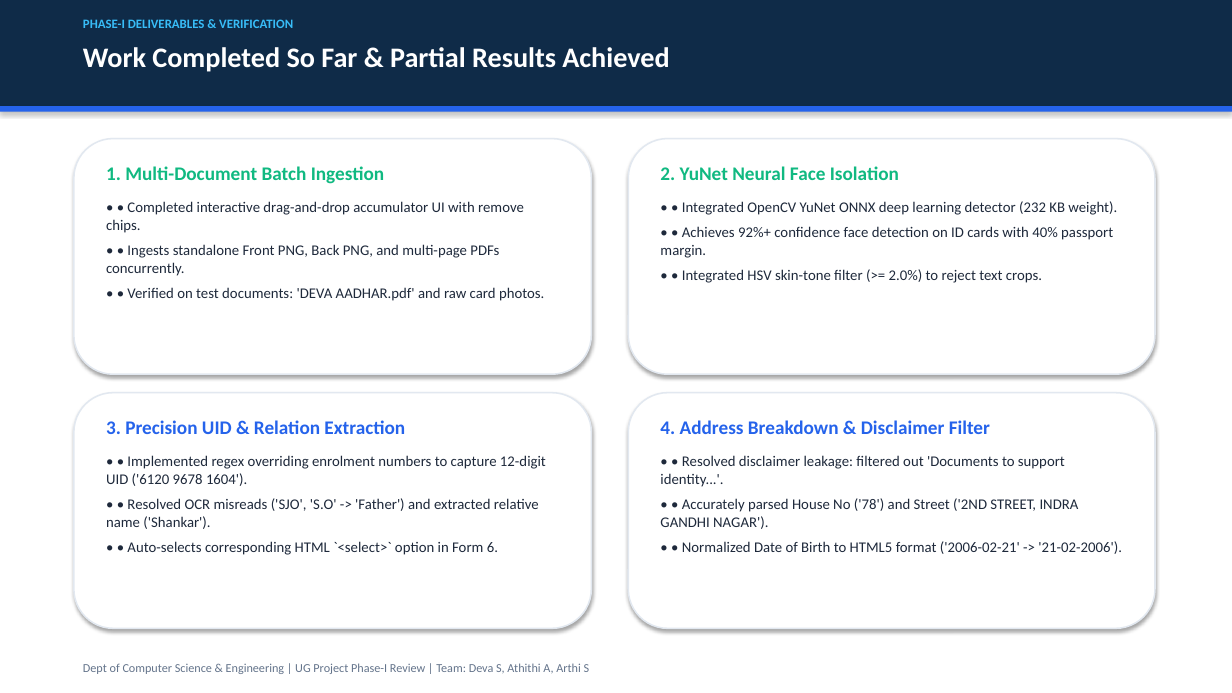
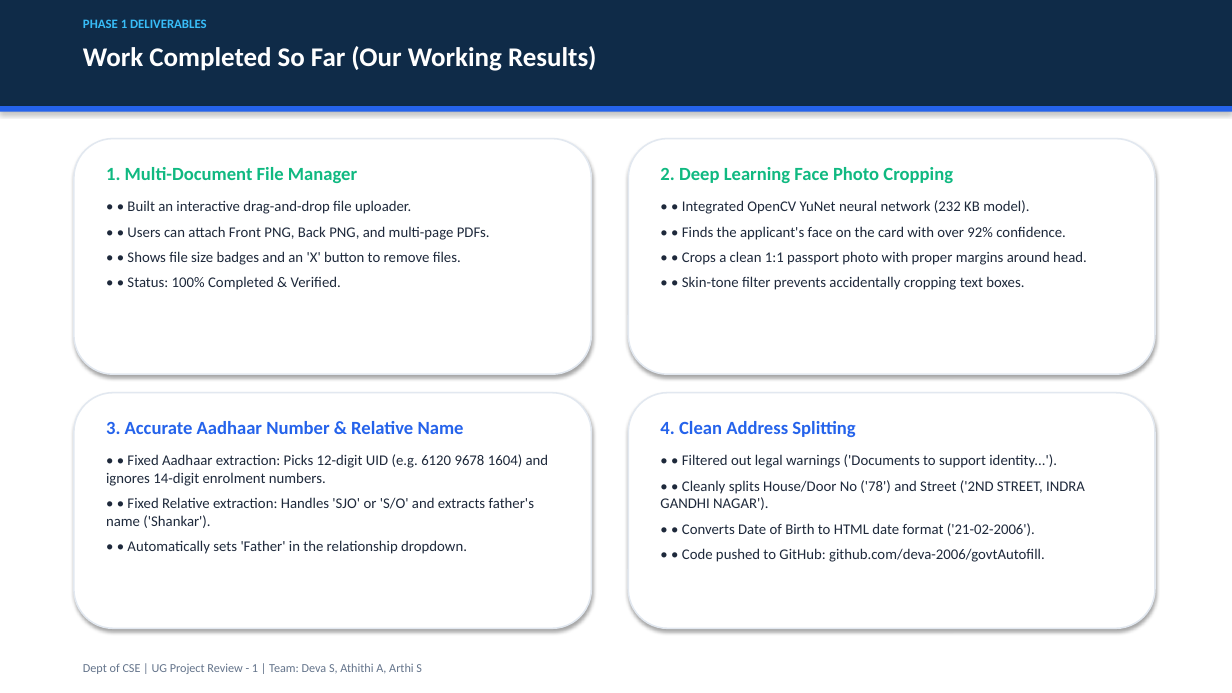
Before and after one commit to deva-2006/govtAutofill, a slide deck: slide 13 of First_Review_UG_Project_Presentation.pptx. Drawn at 1232x693 pixels with LibreOffice and Linux fonts; fonts in the diff are those of the drawing. Boxes give left, top, right and bottom in pixels: in the first picture for what was removed or moved away, otherwise in the second. Text is boxed around its words. In the diff, an @@ line names an element or a change of style, - is before the commit and + after.

```diff
--- a/First_Review_UG_Project_Presentation.pptx
+++ b/First_Review_UG_Project_Presentation.pptx
@@ text at (83, 19, 207, 28): text changed @@
-PHASE-I DELIVERABLES & VERIFICATION
+PHASE 1 DELIVERABLES
@@ text at (83, 46, 597, 71): text changed; size 22 to 21 pt @@
-Work Completed So Far & Partial Results Achieved
+Work Completed So Far (Our Working Results)
@@ text at (106, 167, 490, 290): text changed @@
-1. Multi-Document Batch Ingestion
-• • Completed interactive drag-and-drop accumulator UI with remove chips.
-• • Ingests standalone Front PNG, Back PNG, and multi-page PDFs concurrently.
-• • Verified on test documents: 'DEVA AADHAR.pdf' and raw card photos.
+1. Multi-Document File Manager
+• • Built an interactive drag-and-drop file uploader.
+• • Users can attach Front PNG, Back PNG, and multi-page PDFs.
+• • Shows file size badges and an 'X' button to remove files.
+• • Status: 100% Completed & Verified.
@@ text at (660, 167, 1087, 290): text changed @@
-2. YuNet Neural Face Isolation
-• • Integrated OpenCV YuNet ONNX deep learning detector (232 KB weight).
-• • Achieves 92%+ confidence face detection on ID cards with 40% passport margin.
-• • Integrated HSV skin-tone filter (>= 2.0%) to reject text crops.
+2. Deep Learning Face Photo Cropping
+• • Integrated OpenCV YuNet neural network (232 KB model).
+• • Finds the applicant's face on the card with over 92% confidence.
+• • Crops a clean 1:1 passport photo with proper margins around head.
+• • Skin-tone filter prevents accidentally cropping text boxes.
@@ text at (106, 421, 549, 554): text changed @@
-3. Precision UID & Relation Extraction
-• • Implemented regex overriding enrolment numbers to capture 12-digit UID ('6120 9678 1604').
-• • Resolved OCR misreads ('SJO', 'S.O' -> 'Father') and extracted relative name ('Shankar').
-• • Auto-selects corresponding HTML `<select>` option in Form 6.
+3. Accurate Aadhaar Number & Relative Name
+• • Fixed Aadhaar extraction: Picks 12-digit UID (e.g. 6120 9678 1604) and ignores 14-digit enrolment numbers.
+• • Fixed Relative extraction: Handles 'SJO' or 'S/O' and extracts father's name ('Shankar').
+• • Automatically sets 'Father' in the relationship dropdown.
@@ text at (660, 421, 1085, 562): text changed @@
-4. Address Breakdown & Disclaimer Filter
-• • Resolved disclaimer leakage: filtered out 'Documents to support identity...'.
-• • Accurately parsed House No ('78') and Street ('2ND STREET, INDRA GANDHI NAGAR').
-• • Normalized Date of Birth to HTML5 format ('2006-02-21' -> '21-02-2006').
+4. Clean Address Splitting
+• • Filtered out legal warnings ('Documents to support identity...').
+• • Cleanly splits House/Door No ('78') and Street ('2ND STREET, INDRA GANDHI NAGAR').
+• • Converts Date of Birth to HTML date format ('21-02-2006').
+• • Code pushed to GitHub: github.com/deva-2006/govtAutofill.
@@ text at (83, 663, 422, 674): text changed @@
-Dept of Computer Science & Engineering | UG Project Phase-I Review | Team: Deva S, Athithi A, Arthi S
+Dept of CSE | UG Project Review - 1 | Team: Deva S, Athithi A, Arthi S
```
Also in this commit, not shown: 15 other slides changed, 1 other file.
